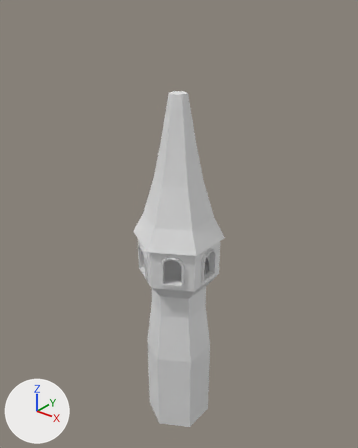
Before and after pictures for a commit that changed the Blender file game/scenes/ground/castle.blend.
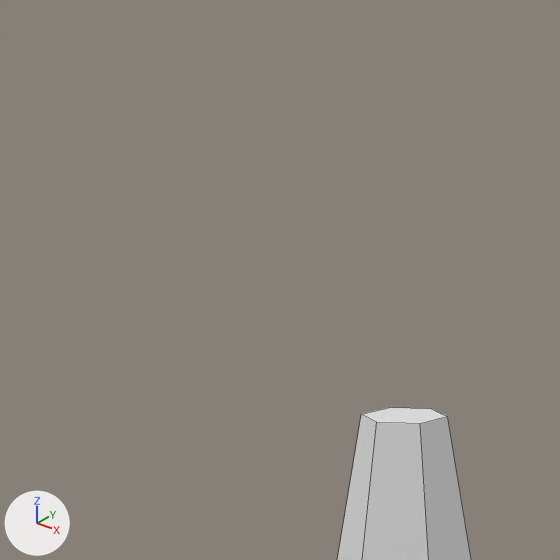
There are two pictures of each version: one whole from a 50 mm lens placed at (26.49, -33.03, 43.6), pointed at (-0.6, 0.84, 22.61), one close up on the part from 25% to 60% of the width and 0% to 28% of the height. The lights are fixed; the arrows at lower left show +X, +Y and +Z. The close-ups show mesh edges as thin lines. The same objects are shown in both versions, whatever each file hides.

The scene before the commit, as lines of its bpy script (objects in view):
```python
me_cylinder_005 = bpy.data.meshes.new('Cylinder.005')
me_cylinder_005.from_pydata(...)  # 66 vertices, 62 faces; spans x -3.8..3.8, y -4.4..4.4, z 0.0..35.3
# before: 60 (0.0, 0.8, 35.3), 61 (0.7, 0.4, 35.3), 62 (0.7, -0.4, 35.3), 63 (0.0, -0.8, 35.3), 64 (-0.7, -0.4, 35.3)
# before: 65 (-0.7, 0.4, 35.3)
ob_towerbase = bpy.data.objects.new('TowerBase', me_cylinder_005)
ob_towerbase.location = (0.0, 0.0, 0.0)
_m = ob_towerbase.modifiers.new('Boolean', 'BOOLEAN')
_m.object = ob_windowoutlines
_m.operation = 'UNION'
_m.solver = 'FLOAT'
_m = ob_towerbase.modifiers.new('Boolean.001', 'BOOLEAN')
_m.object = ob_windowcutout
_m.solver = 'FLOAT'
_m = ob_towerbase.modifiers.new('Boolean.002', 'BOOLEAN')
_m.object = ob_insidecutout
_m.solver = 'FLOAT'
```
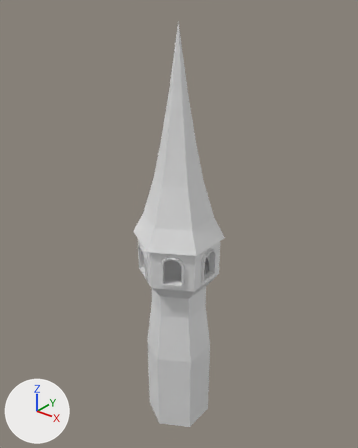
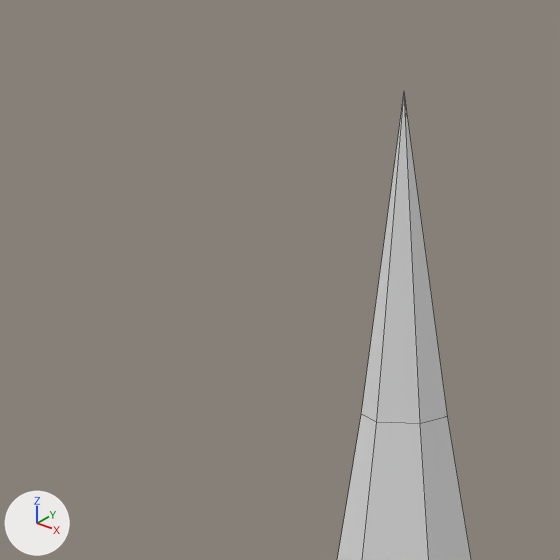
Where the change shows, as pixel boxes (x1, y1, x2, y2) in the close-ups (560 x 560 px):
'TowerBase', reshaped
    before: (337, 408, 471, 560)
    after: (337, 94, 471, 560)
part 1 of me_cylinder_005, built on
    before: (362, 408, 447, 424)
    after: (361, 94, 448, 424)

The change, as a diff of the scene's bpy script:
```diff
--- a/game/scenes/ground/castle.blend.py
+++ b/game/scenes/ground/castle.blend.py
@@ me_cylinder_005 @@
 me_cylinder_005.from_pydata(...)  # 66 vertices, 62 faces; spans x -3.8..3.8, y -4.4..4.4, z 0.0..35.3
 # used by ob_towerbase; location = (0.0, 0.0, 0.0)
 # verts and faces of me_cylinder_005; kept vertices keep their numbers, new ones are numbered from 66
+# me_cylinder_005 part 1
+delete_faces([(60, 65, 64, 63, 62, 61)])
+verts[66] = (0.0, 0.0, 41.0)
+faces += [(63, 66, 64), (61, 66, 62), (64, 66, 65), (62, 66, 63), (60, 66, 61), (60, 65, 66)]
```
